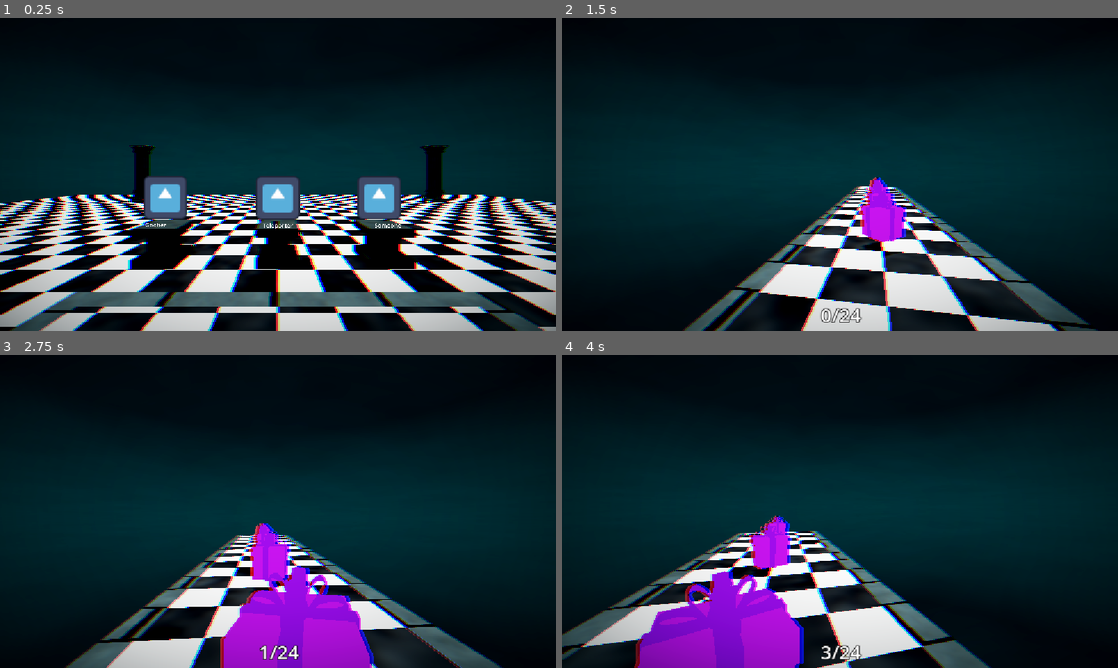
Above: before the commit, frames 1-4 (two rows, left to right).
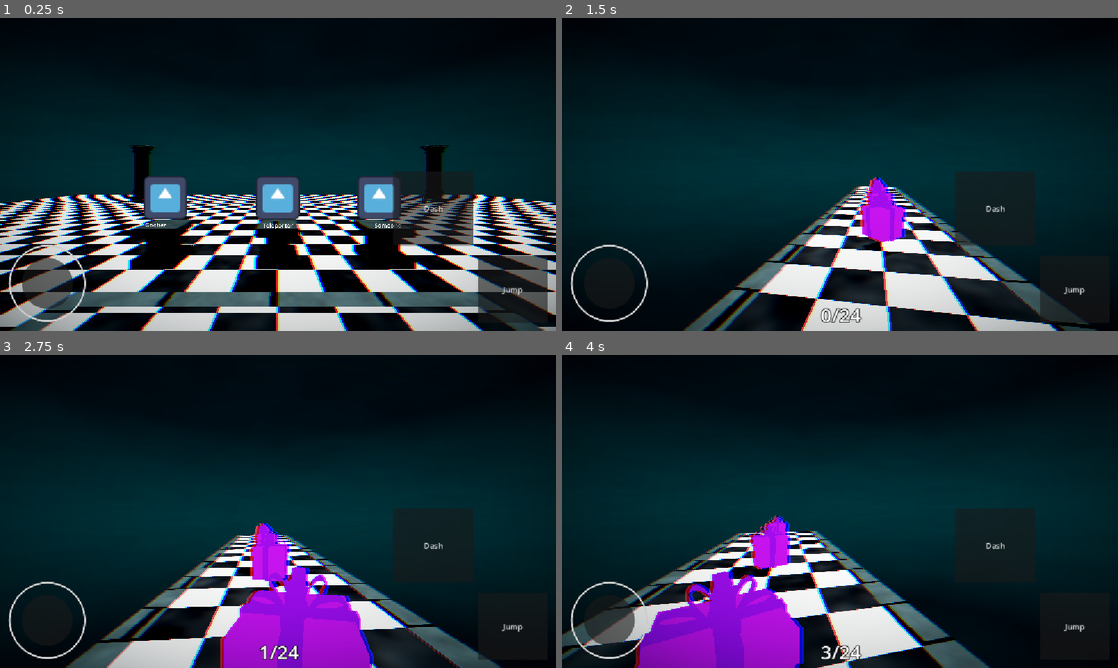
Above: after the commit, the same moments.

Repository: moonwavestudios/Voidscape
Game: Godot game, scene res://main.tscn
The game is run twice, just before and just after one commit, with the same random seed, the same clock (stepped at 60 frames per second) and the same inputs. The engine's default icon, where the game draws it, is replaced by a stand-in: a white triangle on a blue panel in a dark square.
Inputs (mouse positions are in pixels of both pictures, inside the frame that each line leads up to):
- Up to frame 1 (0.25 s): no input
- Up to frame 2 (1.5 s): tap Enter (ui_accept) at 0.5, 0.77 s; move the mouse to (867, 174) at 0.52 s; hold Up (ui_up) from 0.53 s (still down); tap E (dash) at 0.6 s; click (867, 174) at 0.67 s; tap F (interact) at 1.25, 1.35 s; move the mouse to (812, 174) at 1.27 s; click (812, 174) at 1.42 s
- Up to frame 3 (2.75 s): keep holding Up (ui_up); tap Enter (ui_accept) at 1.52 s; move the mouse to (289, 505) at 2.02 s; tap E (dash) at 2.1 s; click (289, 505) at 2.17 s
- Up to frame 4 (4 s): keep holding Up (ui_up); move the mouse to (834, 517) at 2.77 s; tap F (interact) at 2.85 s; click (834, 517) at 2.92 s; tap Enter (ui_accept) at 3.02, 3.77 s; move the mouse to (878, 514) at 3.52 s; tap E (dash) at 3.6 s; click (878, 514) at 3.67 s

The runs differ from the first frame. In frame 1, 4.0% of the frame differs, in the area x 1-99%, y 50-98%; in frame 2, 0.9%; in frame 3, 0.4%; in frame 4, 1.2%.

Commit message:
fixed the mobile camera

Diff:
--- a/scenes/player_ui.tscn
+++ b/scenes/player_ui.tscn
@@ -37,7 +37,6 @@
 expand_mode = 1
 
 [node name="Mobile" type="Control" parent="." unique_id=1526959764]
-visible = false
 anchors_preset = 0
 offset_right = 40.0
 offset_bottom = 40.0
--- a/scripts/player.gd
+++ b/scripts/player.gd
@@ -1,17 +1,15 @@
 extends CharacterBody3D
-
 const MOUSE_SENSITIVITY = 0.003
 var pitch: float = 0.0
 @onready var camera: Camera3D = $Camera3D
-@onready var joystick: VirtualJoystick = $player_ui/VirtualJoystick
-
+@onready var joystick: VirtualJoystick = $player_ui/Mobile/VirtualJoystick
 var gifts = 0
 const SPEED = 5.0
 const JUMP_VELOCITY = 4.5
-
 const DASH_FORCE = 50.0
 var dead = false
 var has_air_dashed = false
+var camera_touch_index: int = -1
 
 func _ready() -> void:
 	Input.set_mouse_mode(Input.MOUSE_MODE_CAPTURED)
@@ -21,13 +19,10 @@
 		velocity += get_gravity() * delta
 	else:
 		has_air_dashed = false
-
 	if Input.is_action_just_pressed("ui_accept") and is_on_floor():
 		velocity.y = JUMP_VELOCITY
-
 	var input_dir := Input.get_vector("ui_left", "ui_right", "ui_up", "ui_down")
 	var direction := (transform.basis * Vector3(input_dir.x, 0, input_dir.y)).normalized()
-
 	if Input.is_action_just_pressed("dash") and not is_on_floor() and not has_air_dashed:
 		var dash_dir := direction if input_dir != Vector2.ZERO else -transform.basis.z
 		velocity.x = dash_dir.x * DASH_FORCE
@@ -35,11 +30,9 @@
 		has_air_dashed = true
 		move_and_slide()
 		return
-
 	if position.y <= -10 and not dead:
 		position = Vector3(0, 15, 0)
 		dead = true
-
 	if direction:
 		velocity.x = direction.x * SPEED
 		velocity.z = direction.z * SPEED
@@ -48,11 +41,30 @@
 		velocity.z = move_toward(velocity.z, 0, SPEED)
 	move_and_slide()
 
+func _is_touch_in_joystick_zone(pos: Vector2) -> bool:
+	if not joystick or not $"player_ui/Mobile".visible:
+		return false
+	var rect = joystick.get_global_rect()
+	rect = rect.grow(40)
+	return rect.has_point(pos)
+
 func _input(event: InputEvent) -> void:
-	if joystick and joystick.is_pressed:
-		return
+	if event is InputEventScreenTouch:
+		if event.pressed:
+			if not _is_touch_in_joystick_zone(event.position) and camera_touch_index == -1:
+				camera_touch_index = event.index
+		else:
+			if event.index == camera_touch_index:
+				camera_touch_index = -1
 
-	if event is InputEventMouseMotion:
+	elif event is InputEventScreenDrag:
+		if event.index == camera_touch_index:
+			rotate_y(-event.relative.x * MOUSE_SENSITIVITY)
+			pitch -= event.relative.y * MOUSE_SENSITIVITY
+			pitch = clamp(pitch, deg_to_rad(-80), deg_to_rad(80))
+			camera.rotation.x = pitch
+
+	elif event is InputEventMouseMotion:
 		rotate_y(-event.relative.x * MOUSE_SENSITIVITY)
 		pitch -= event.relative.y * MOUSE_SENSITIVITY
 		pitch = clamp(pitch, deg_to_rad(-80), deg_to_rad(80))
